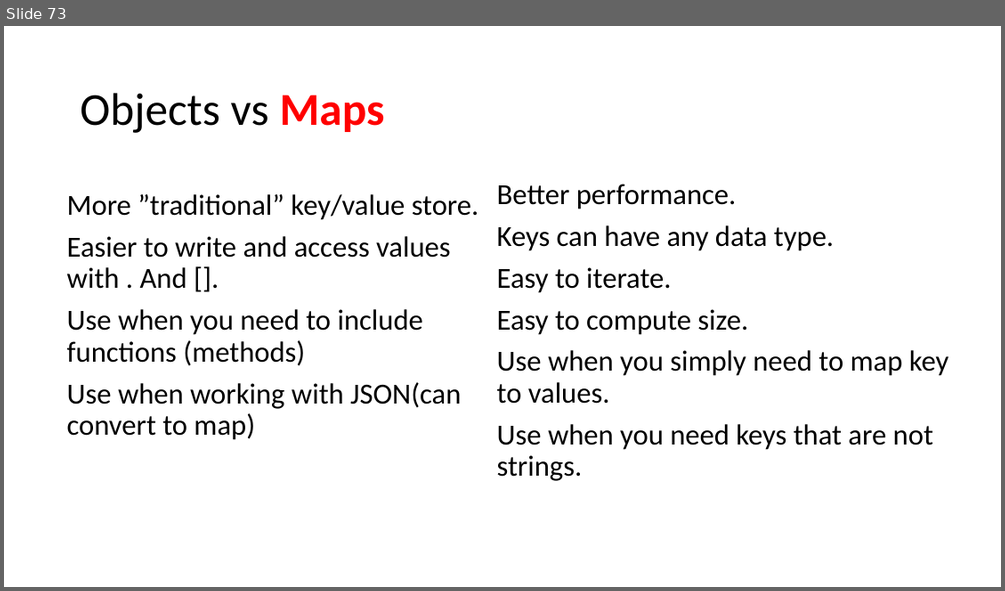
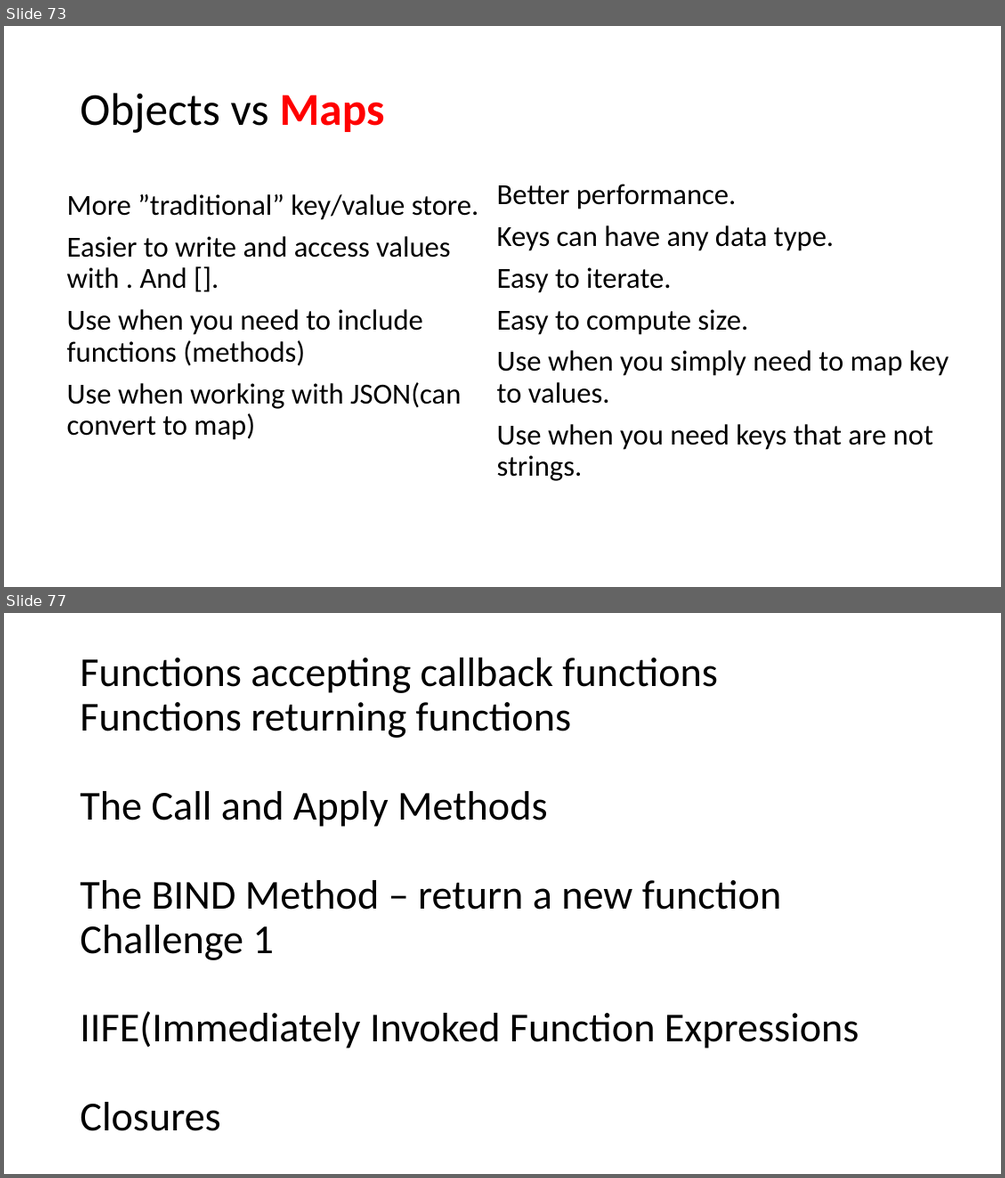
Before and after one commit to PiyushChaturvedii/Batch05, a slide deck: JavaScript.pptx. Shown one above the other, each under a label of ours: slide 73 before the commit, slides 73 and 77 after it; the slides between them are not shown. The pictures are 1005x591 and 1005x1178 pixels, drawn with LibreOffice and Linux fonts; fonts in the diff are those of the drawing. Boxes give left, top, right and bottom in pixels: in the first picture for what was removed or moved away, otherwise in the second. Text is boxed around its words. In the diff, an @@ line names an element or a change of style, - is before the commit and + after.

```diff
--- a/JavaScript.pptx
+++ b/JavaScript.pptx
@@ slide 77 added at (4,613,1001,1174), background #FFFFFF @@
@@ title added at (80,657,859,1131), 39.6 pt, text #000000 @@
+Functions accepting callback functions
+Functions returning functions
+The Call and Apply Methods
+The BIND Method – return a new function
+Challenge 1
+IIFE(Immediately Invoked Function Expressions
+Closures
```
Also in this commit, not shown: 7 other slides added, 19 other files.
